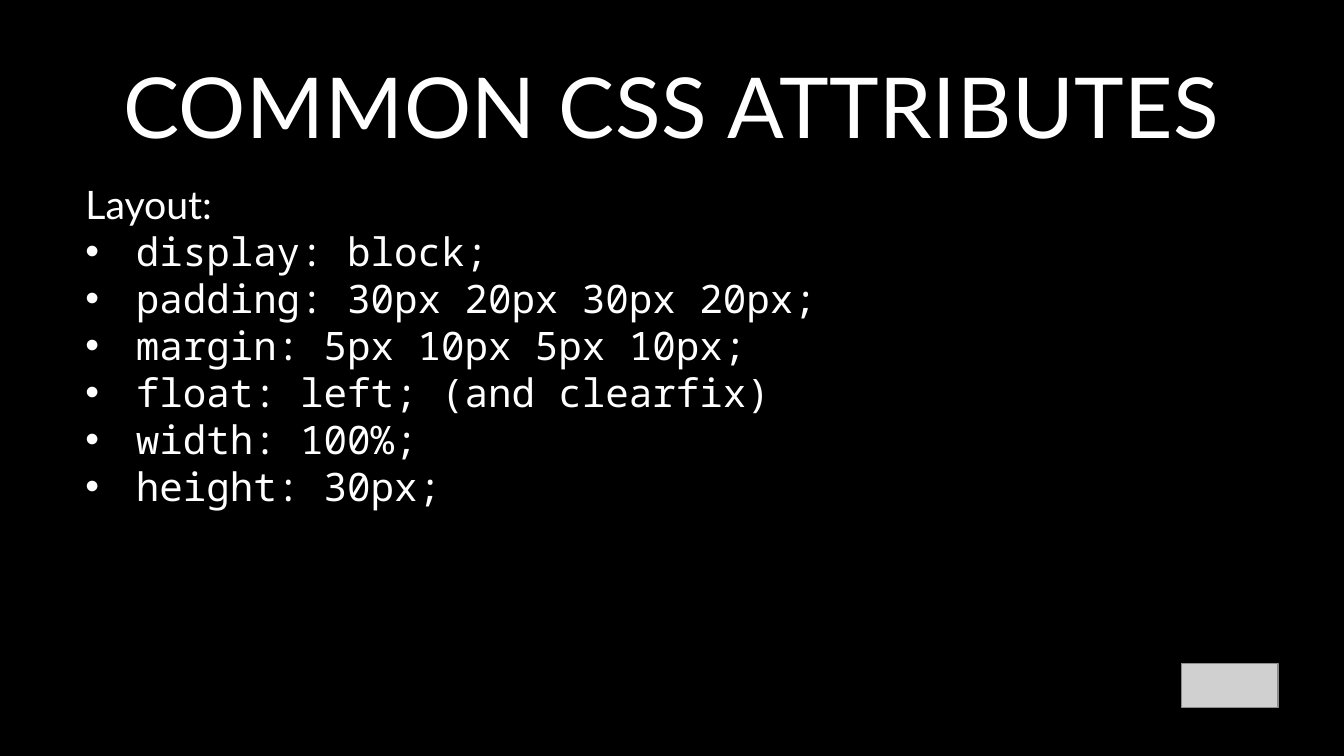
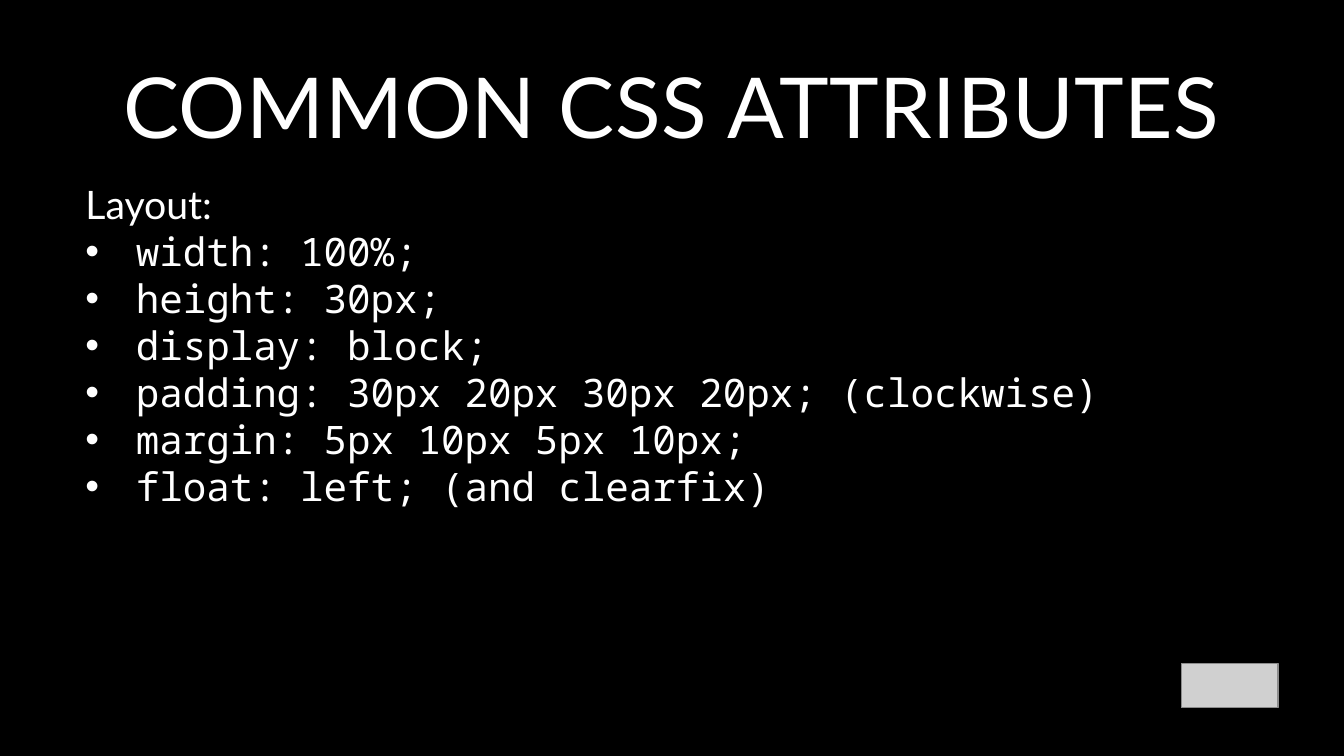
Before and after one commit to glenelkins/front-end-workshop, a slide deck: slide 15 of FEWorkshop-Week2.pptx. Drawn at 1344x756 pixels with LibreOffice and Linux fonts; fonts in the diff are those of the drawing; grey boxes stand for pictures. Boxes give left, top, right and bottom in pixels: in the first picture for what was removed or moved away, otherwise in the second. Text is boxed around its words. In the diff, an @@ line names an element or a change of style, - is before the commit and + after.

```diff
--- a/FEWorkshop-Week2.pptx
+++ b/FEWorkshop-Week2.pptx
@@ text at [136,236,441,323]: paragraphs added @@
+• width: 100%;
+• height: 30px;
@@ text at [136,377,1098,417]: text changed @@
-• padding: 30px 20px 30px 20px;
+• padding: 30px 20px 30px 20px; (clockwise)
@@ text at [136,424,441,511]: paragraphs removed @@
-• width: 100%;
-• height: 30px;
```
Also in this commit, not shown: 2 other slides changed, 1 other file.
